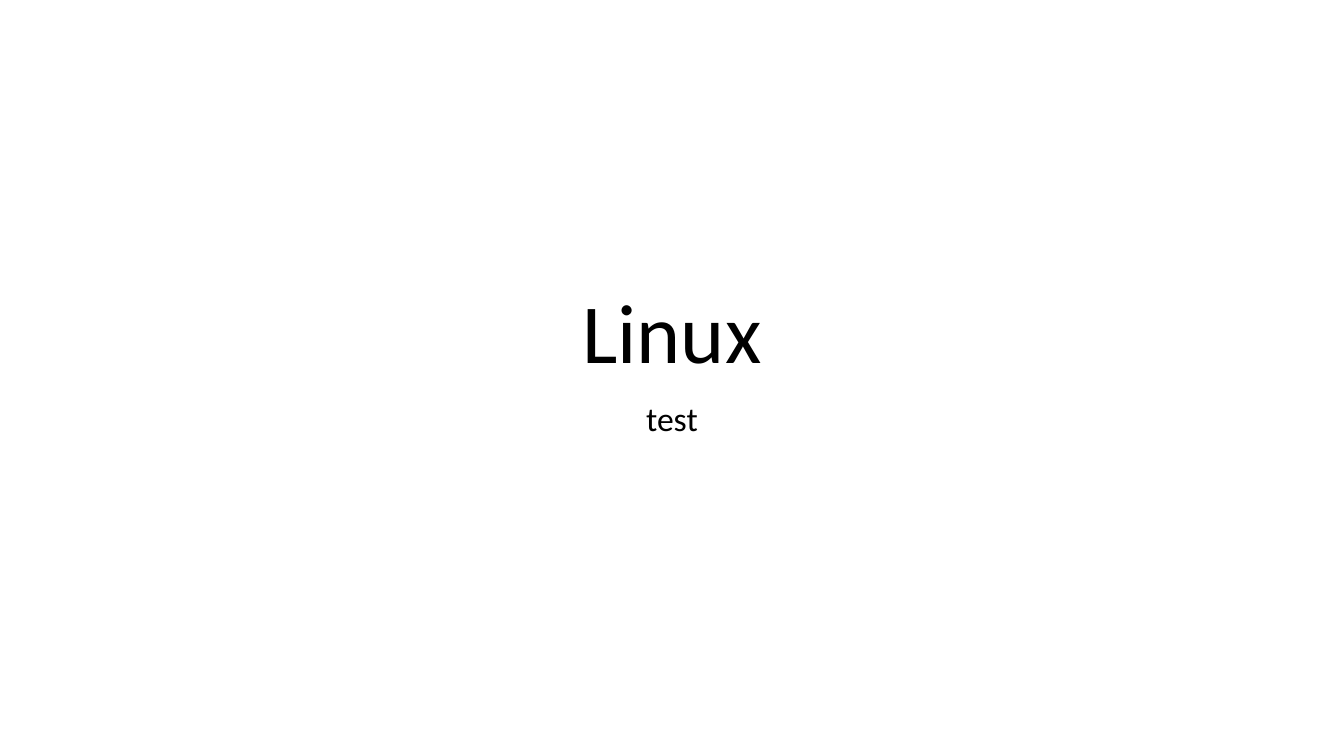
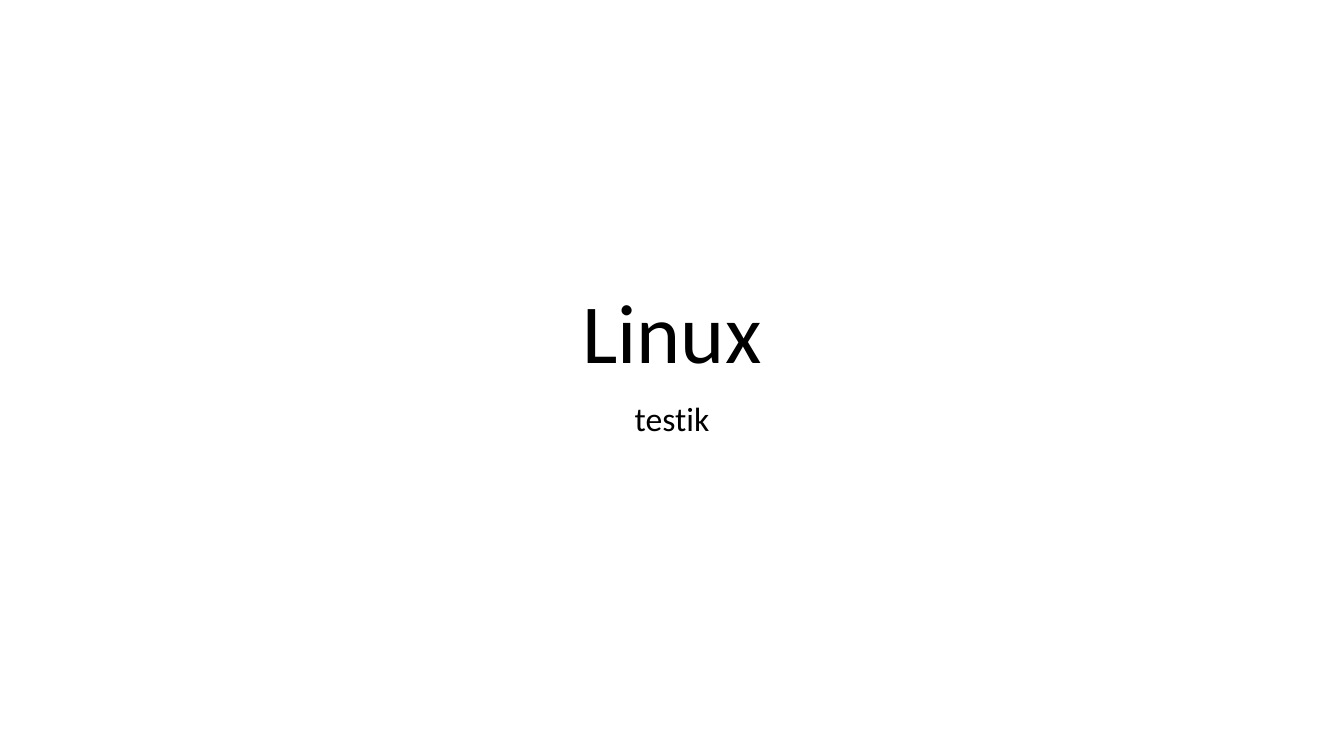
Before and after one commit to RadRoz12/Test2, a slide deck: slide 1 of Linux.pptx. Drawn at 1344x756 pixels with LibreOffice and Linux fonts; fonts in the diff are those of the drawing. Boxes give left, top, right and bottom in pixels: in the first picture for what was removed or moved away, otherwise in the second. Text is boxed around its words. In the diff, an @@ line names an element or a change of style, - is before the commit and + after.

Commit message:
[toto bzl test]

```diff
--- a/Linux.pptx
+++ b/Linux.pptx
@@ subtitle at (x1=635, y1=407, x2=710, y2=432): text changed @@
-test
+testik
```
